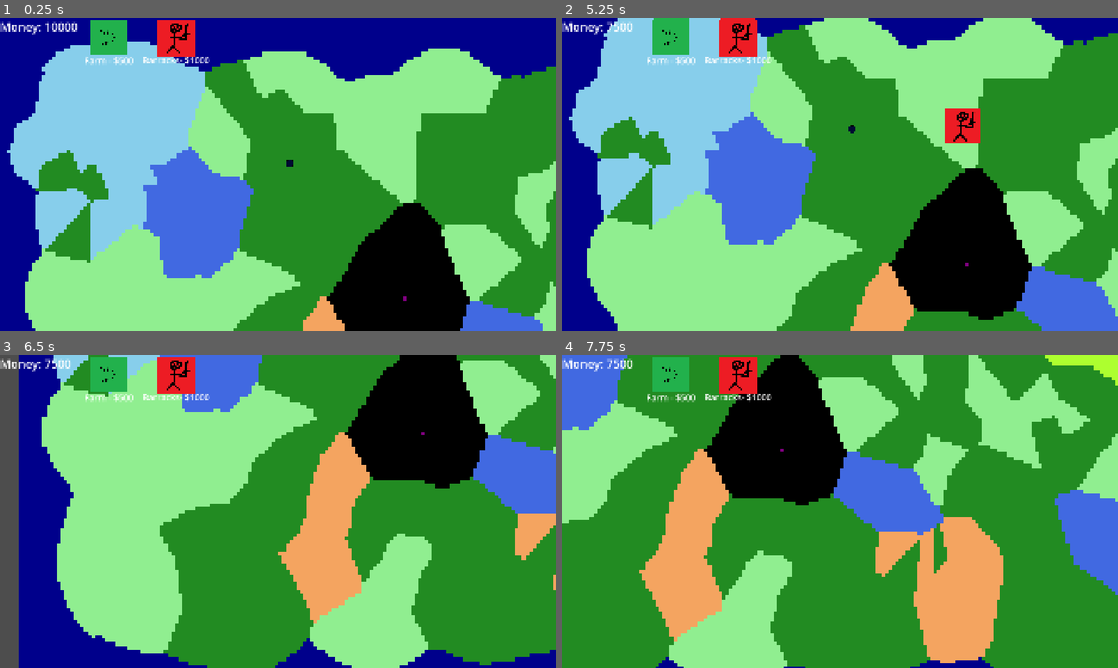
Above: before the commit, frames 1-4 (two rows, left to right).
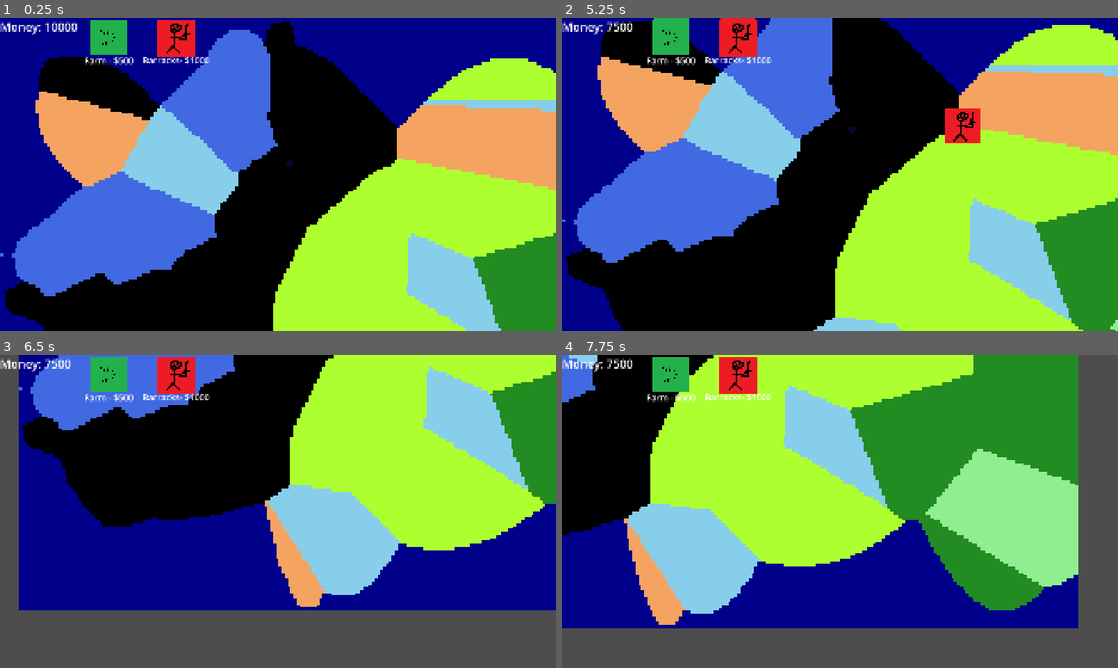
Above: after the commit, the same moments.

Repository: NathanBerglas/ROR-Testing
Game: Godot game, scene res://scenes/main.tscn
Two runs of this game, one before a commit and one after it. Both use one fixed random seed, a clock stepped at 60 frames per second and the inputs below.
Inputs (mouse positions are in pixels of both pictures, inside the frame that each line leads up to):
- Up to frame 1 (0.25 s): no input
- Up to frame 2 (5.25 s): click (667, 36) at 0.5 s; click (739, 36) at 1.25 s; click (667, 36) at 2 s; click (739, 36) at 2.75 s; click (667, 36) at 3.5 s; click (739, 36) at 4.25 s; tap Enter at 5 s; move the mouse to (962, 158) at 5.02 s; hold S (move_camera_down) from 5.03 s (still down)
- Up to frame 3 (6.5 s): move the mouse to (166, 527) at 5.77 s; release S (move_camera_down) at 5.78 s; tap A (move_camera_left) at 5.85 s
- Up to frame 4 (7.75 s): move the mouse to (895, 442) at 6.52 s; hold D (move_camera_right) 6.53-7.28 s; move the mouse to (812, 574) at 7.27 s; tap W (move_camera_up) at 7.35 s

The runs differ from the first frame. In frame 1, 79% of the frame differs, in the area x 0-100%, y 1-100%; in frame 2, 86%; in frame 3, 87%; in frame 4, 89%, in the area x 0-100%, y 0-100%.
Error after the commit: Out of bounds get index '2' (on base: 'Array[Array]') (res://scripts/BiomeGen/NatesBiomeGen.gd:88)

Commit message:
Refactored world generation code. Still needs a little cleanup, but it's functional and much better to work with now.

Diff:
--- a/balancing/gen.json
+++ b/balancing/gen.json
@@ -1,40 +1,38 @@
 {
 	"x-resolution": 1920,
 	"y-resolution": 1080,
-	"x-tiles": 192,
-	"y-tiles": 108,
 	"features": [
 		{
 			"name": "origin",
 			"occurences": 1,
-			"spawn_area": [[959,539],[961,541]],
+			"spawn_area": [[480,539],[480,541]],
 			"gen_depth": 1,
 			"sub_occurences": [30],
-			"sizes": [5],
+			"sizes": [50],
 		},
 		{
 			"name": "rainforest",
 			"occurences": 2,
-			"spawn_area": [[1620,10],[1970,310]],
-			"gen_depth": 2,
-			"sub_occurences": [5,5],
-			"sizes": [10,10],
+			"spawn_area": [[1720,10],[1970,310]],
+			"gen_depth": 3,
+			"sub_occurences": [10,5,2],
+			"sizes": [100,100,50],
 		},
 		{
 			"name": "tundra",
-			"occurences": 2,
+			"occurences": 1,
 			"spawn_area": [[10,10],[310,310]],
-			"gen_depth": 3,
-			"sub_occurences": [10,5,3],
-			"sizes": [15,10,3],
+			"gen_depth": 2,
+			"sub_occurences": [15,10],
+			"sizes": [100,100],
 		},
 		{
 			"name": "desert",
-			"occurences": 2,
-			"spawn_area": [[10,830],[1970,1030]],
+			"occurences": 1,
+			"spawn_area": [[10,830],[310,1030]],
 			"gen_depth": 2,
-			"sub_occurences": [5,5],
-			"sizes": [4,10],
+			"sub_occurences": [10,5],
+			"sizes": [100,100],
 		},
 		{
 			"name": "forest",
@@ -42,7 +40,7 @@
 			"spawn_area": [[0,0],[1920,1080]],
 			"gen_depth": 2,
 			"sub_occurences": [3,3],
-			"sizes": [15,10],
+			"sizes": [150,100],
 		},
 		{
 			"name": "plains",
@@ -50,7 +48,7 @@
 			"spawn_area": [[0,0],[1920,1080]],
 			"gen_depth": 2,
 			"sub_occurences": [3,3],
-			"sizes": [20,5],
+			"sizes": [200,50],
 		},
 		{
 			"name": "lake",
@@ -58,7 +56,7 @@
 			"spawn_area": [[0,0],[1920,1080]],
 			"gen_depth": 1,
 			"sub_occurences": [10],
-			"sizes": [4],
+			"sizes": [40],
 		}
 	]
 }
--- a/scripts/BiomeGen/NatesBiomeGen.gd
+++ b/scripts/BiomeGen/NatesBiomeGen.gd
@@ -1,27 +1,32 @@
 extends Node2D
 
-
+# Main Area
 @export var SCREEN_RESOLUTION: Vector2i = Vector2i(1920,1080)
-@export var BORDER: int = 400
-@export var TILES_ALONG_X: int = 192
+@export var COLS: int = 192
+var PIXELS_PER_TILE: int = int(SCREEN_RESOLUTION.x / COLS)
+var ROWS: int = int(SCREEN_RESOLUTION.y / PIXELS_PER_TILE)
+
+# Map Area
+@export var BORDER_RESOLUTION: int = 500
+var BORDER_TILES: int = int(BORDER_RESOLUTION / PIXELS_PER_TILE)
+var MAP_RESOLUTION: Vector2i = Vector2i(SCREEN_RESOLUTION.x + BORDER_RESOLUTION, SCREEN_RESOLUTION.y + BORDER_RESOLUTION)
+var MAP_COLS: int = MAP_RESOLUTION.x / PIXELS_PER_TILE
+var MAP_ROWS: int = MAP_RESOLUTION.y / PIXELS_PER_TILE
+
+# Gen Data
 @export var gen_data: JSON
 
-var map_size: Vector2i = Vector2i(SCREEN_RESOLUTION.x + BORDER,SCREEN_RESOLUTION.y + BORDER)
-var tiles_along_x_map: int = TILES_ALONG_X+floor(BORDER / (SCREEN_RESOLUTION.x / TILES_ALONG_X))
-var map_cols: int = (map_size.x / SCREEN_RESOLUTION.x) * tiles_along_x_map
-var map_rows: int = floor(map_cols * map_size.y / map_size.x)
-
-const max_poisson_attempts_1d = 100
-const max_poisson_attempts_2d = 100
-const sphere_packing_constant = 0.8
+# Poisson distribution constants
+const max_poisson_attempts_1d: int = 100
+const max_poisson_attempts_2d: int = 100
+const sphere_packing_constant: float = 0.8
 
 # 1 dimensional poisson disk distribution
-func _poisson_dd_1d(min, max, n: int, density):
+func _poisson_dd_1d(min: int, max: int, n: int, density: float) -> Array:
 	var start_time = Time.get_ticks_usec()
-	var range = max-min
-	var min_distance = ceil(range/(n-2)) / density # The farthest each can get and still fit divided by density. If density >= 1, all can fit
-	var chunk_count = floor(range / min_distance)
-	var ending_remainder = (range / min_distance) - chunk_count
+	var range: int = max-min
+	var min_distance: float = ceil(range / n) / density # The farthest each can get and still fit divided by density. If density >= 1, all can fit
+	var chunk_count: int = int(range / min_distance)
 
 	var points: PackedInt32Array
 	var chunks: Array[Array] = [] # Each point is placed in a chunk. Each chunk is exactly min_distance wide starting from min (stretches to max)
@@ -58,71 +63,45 @@
 	#print(Time.get_ticks_usec() - start_time, " microseconds passed") # Debugging
 	return points
 
-# 1 dimensional poisson disk distribution
-func _poisson_dd_2d(top_left: Vector2i, bottom_right: Vector2i, n: int, total:int, density: float, prev_points: Array[Vector2i]):
-	#var start_time = Time.get_ticks_usec()
-	var range_x = bottom_right.x-top_left.x
-	var range_y = bottom_right.y-top_left.y
-	var min_distance = sqrt((range_x * range_y) / (total * PI * sphere_packing_constant))  # The farthest each can get and still fit divided by density. If density >= 1, all can fit
-	var chunk_count_x
-	var chunk_count_y
-	var ending_remainder_x
-	var ending_remainder_y
-	if min_distance >= 1:
-		chunk_count_x = floor(range_x / min_distance)
-		chunk_count_y = floor(range_y / min_distance)
-		ending_remainder_x = (range_x / min_distance) - chunk_count_x
-		ending_remainder_y = (range_y / min_distance) - chunk_count_y
-	else:
-		chunk_count_x = 1
-		chunk_count_y = 1
-		ending_remainder_x = 0
-		ending_remainder_y = 0
-
-	var points: Array[Vector2i] = prev_points
-
-	var chunks: Array # Each point is placed in a chunk. Each chunk is exactly min_distance_x wide starting from min (stretches to max)
-	for cx in chunk_count_x: # Initialize the array
-		chunks.push_back([])
-		for cy in chunk_count_y:
-			chunks[cx].push_back([])
-
-	# Put prev_points into points
-	for point in prev_points:
-		chunks[min(floor(point.x / min_distance),chunk_count_x-1)][min(floor(point.y / min_distance),chunk_count_y-1)].push_back(point)
-
-	for i in n: # For each point
-		for attempt in max_poisson_attempts_2d: # Cap number of attempts in case to prevent infinite loop
-			var sucess = true
-			var x = Vector2i(randi_range(top_left.x, bottom_right.x),randi_range(top_left.y, bottom_right.y))
-			var chunk_id_x = min(floor(x.x / min_distance),chunk_count_x-1) # To not overrun
-			var chunk_id_y = min(floor(x.y / min_distance),chunk_count_y-1)
-			for dx in range(-1,2):
-				for dy in range(-1,2):
-					var nx = chunk_id_x + dx
-					var ny = chunk_id_y + dy
-					if nx >= 0 and ny >= 0 and nx < chunk_count_x and ny < chunk_count_y:
-						for point in chunks[nx][ny]:
-							if point.distance_squared_to(x) < min_distance * min_distance:
-								sucess = false
-								break
-			if (sucess):
-				chunks[chunk_id_x][chunk_id_y].push_back(x)
-				points.push_back(x)
-				break
-			if (attempt == max_poisson_attempts_1d-1):
-				print("Biome Gen Timed out 2d!")
-	#print(Time.get_ticks_usec() - start_time, " microseconds passed") # Debugging
-	return points.slice(-n, points.size())
+# 2 dimensional poisson disk distribution for rectangle - Generates based on resolution
+# Takes previous points, generation options, and outputs a point
+# top_left: Vector2i - The top left corner of the rectangle
+# bottom_right: Vector2i - The bottom right corner of the rectangle
+# min_distance: float - The minimum distance any two points can be
+# density: float - How dense the points can be packed. Higher is denser, lower is less dense. < 1 may result in not fitting total points
+# chunks: Array - A 2d array of chunks, each chunk is an array of points previously generated with tile coordinates
+# Note: The diagonal of each chunk is equal to minimum_distance
+func _poisson_dd_2d(top_left: Vector2i, bottom_right: Vector2i, min_distance: float, chunks: Array[Array]) -> Vector2i:
+	var range_x: int = bottom_right.x - top_left.x
+	var range_y: int = bottom_right.y - top_left.y
+	var chunk_length: float = 0.70711 * min_distance # sqrt(2) * min_distance
+
+	for attempt in max_poisson_attempts_2d: # Cap number of attempts in case to prevent infinite loop
+		var sucess: bool = true
+		var x: Vector2i = Vector2i(randi_range(top_left.x, bottom_right.x),randi_range(top_left.y, bottom_right.y))
+		var global_x = x + Vector2i(1, 1) * int(BORDER_RESOLUTION/2)
+		var chunk_index: Vector2i = Vector2i(int(global_x.x / chunk_length),int(global_x.y / chunk_length))
+		for dx: int in range(-2,3):
+			for dy: int in range(-2,3):
+				var adj_chunk_index: Vector2i = chunk_index + Vector2i(dx,dy)
+				if (adj_chunk_index.x >= 0 and adj_chunk_index.y >= 0) and (adj_chunk_index.x >= chunks.size() and adj_chunk_index.y >= chunks[0].size()): # CHECK FOR MAX BOUNDS!
+					for point: Vector2i in chunks[adj_chunk_index.x][adj_chunk_index.y]:
+						if point.distance_squared_to(x) < min_distance * min_distance:
+							sucess = false
+							break # Too close to a point
+		if sucess:
+			return x
+	print("PDD 2D Timed out!")
+	return Vector2i.ZERO
 
 func _ocean(distance: int) -> Vector2:
-	var shore_length: int = map_cols * 2 + map_rows
+	var shore_length: int = MAP_RESOLUTION.x * 2 + MAP_RESOLUTION.y
 	distance *= shore_length / 100
-	if (distance > map_cols):
-		distance -= map_cols
-		if (distance > map_rows):
-			distance -= map_rows
-			return Vector2(distance,map_rows)
+	if (distance > MAP_RESOLUTION.x):
+		distance -= MAP_RESOLUTION.x
+		if (distance > MAP_RESOLUTION.y):
+			distance -= MAP_RESOLUTION.y
+			return Vector2(distance,MAP_RESOLUTION.y)
 		return Vector2(0,distance)
 	return Vector2(distance,0)
 
@@ -131,31 +110,26 @@
 
 # Generates the mesh
 func _generate_mesh():
+	# Mesh variables
 	var mesh = ArrayMesh.new()
 	var arrays = []
-
+	var quad_size: int = PIXELS_PER_TILE
 	var vertices = PackedVector2Array()
 	var colors = PackedColorArray()
 	var indices = PackedInt32Array()
 
-	# Map size
-	var cols: int = TILES_ALONG_X
-	var rows: int = floor(cols * SCREEN_RESOLUTION.y / SCREEN_RESOLUTION.x)
-	var M_TopLeft = Vector2(0,0)
-	var M_BottomRight = Vector2(cols, rows)
-	var points = PackedVector3Array() # (x, y, feature index)
-	var major_points = PackedVector3Array() # (x,y, feature index), only for major occurences
-
 	#Resource data
 	var json_received = gen_data.data
 	var features = PackedStringArray()
-	var spawn_area: Array[Array] = [] # [0] is the top left, [1] is bottom right Vector2i
+	var spawn_area: Array # [0] is the top left, [1] is bottom right Vector2i
 	var occurences = PackedInt32Array()
 	var gen_depth = PackedInt32Array()
-	var sub_occurences: Array[Array] = [] # sub_occurences[i] is an array of integers of length gen_depth[i], where i is the ith feature
-	var sizes: Array[Array] = [] # sizes[i] is an array of integers of length gen_depth[i], where i is the ith feature
+	var sub_occurences: Array # sub_occurences[i] is an array of integers of length gen_depth[i], where i is the ith feature
+	var sizes: Array # sizes[i] is an array of integers of length gen_depth[i], where i is the ith feature
+	var gen_screen_resolution # The resolution that gen.json is balanced for
 
 	# Initialize data from JSON
+	gen_screen_resolution = Vector2(json_received["x-resolution"], json_received["y-resolution"])
 	for feature in json_received["features"]:
 		features.append(feature["name"])
 		spawn_area.append(feature["spawn_area"])
@@ -163,41 +137,46 @@
 		gen_depth.append(feature["gen_depth"])
 		sub_occurences.append(feature["sub_occurences"])  # already an Array
 		sizes.append(feature["sizes"])  # already an Array
-	var gen_screen_resolution = Vector2(json_received["x-resolution"], json_received["y-resolution"])
-	var gen_tiles = Vector2(json_received["x-tiles"], json_received["y-tiles"])
-	var quad_width: int = map_size.x / cols
-	var quad_height: int = map_size.y / rows
 
 	# Scaled based on desired resolution
+	var scaling_factor = (SCREEN_RESOLUTION.length() / gen_screen_resolution.length())
 	for f in sizes.size():
 		for s in sizes[f].size():
-			sizes[f][s] *= sqrt((cols*cols + rows*rows) / gen_tiles.dot(gen_tiles))
-			sizes[f][s] = floor(sizes[f][s])
-	for area in spawn_area:
+			sizes[f][s] = int(sizes[f][s] * scaling_factor)
+	for a in spawn_area.size():
 		for p in 2:
-				area[p][0] *= (cols / gen_screen_resolution.x)
-				area[p][1] *= (rows / gen_screen_resolution.y)
-				area[p][0] = floor(area[p][0])
-				area[p][1] = floor(area[p][1])
+			for xy in 2:
+				spawn_area[a][p][xy] = int(spawn_area[a][p][xy] * scaling_factor)
+
 	#Calculate number of features
 	var number_of_features = 0
 	for f in features.size():
 		number_of_features += occurences[f]
 
-	# Generate Vectors of previous points
-	var prev_points: Array[Vector2i]
-	for p in points:
-		prev_points.push_back(Vector2i(p.x, p.y))
+	# Points and chunks
+	var points = PackedVector3Array() # (x, y, feature index)
+	var min_distance: float = sqrt((SCREEN_RESOLUTION.x * SCREEN_RESOLUTION.y) / (number_of_features * PI * sphere_packing_constant)) # The minimum distance any two points can be
+	var chunks: Array[Array] # Each point is placed in a chunk. Each chunk is exactly min_distance_x wide starting from min (stretches to max)
+	var chunk_length: float = 0.70711 * min_distance # sqrt(2) * min_distance
+	var chunk_count: Vector2i = Vector2i(int(ceil(MAP_RESOLUTION.x / chunk_length)), int(ceil(MAP_RESOLUTION.y / chunk_length)))
+
+	# Initialize the chunks array
+	for cx: int in chunk_count.x:
+		chunks.push_back([])
+		for cy: int in chunk_count.y:
+			chunks[cx].push_back([])
 
 	for f in features.size():
 		for occ in occurences[f]:
-			var top_left = Vector2i(floor(spawn_area[f][0][0]), floor(spawn_area[f][0][1]))
-			var bottom_right = Vector2i(floor(spawn_area[f][1][0]), floor(spawn_area[f][1][1]))
-			var occurence = _poisson_dd_2d(top_left, bottom_right, 1, number_of_features, 1, prev_points)[0]
-			occurence += Vector2i(tiles_along_x_map-TILES_ALONG_X, tiles_along_x_map-TILES_ALONG_X)/2 # Shift by the border
-			points.append(Vector3(occurence.x, occurence.y, f))
+			var top_left: Vector2i = Vector2i(spawn_area[f][0][0], spawn_area[f][0][1])
+			var bottom_right: Vector2i = Vector2i(spawn_area[f][1][0], spawn_area[f][1][1])
+			var point: Vector2i = _poisson_dd_2d(top_left, bottom_right, min_distance, chunks)
+			point += Vector2i(1, 1) * int(BORDER_RESOLUTION/2) # Shift by the border
+			# Put occurence in points and in chunks
+			points.append(Vector3(point.x, point.y, f))
+			chunks[int(point.x / chunk_length)][int(point.y / min_distance)].push_back(point)
 			# Stack of [position, depth]
-			var stack: Array = [[occurence, 0]]
+			var stack: Array = [[point, 0]]
 			while stack.size() > 0:
 				var item = stack.pop_back()
 				var center = item[0]
@@ -220,29 +199,29 @@
 					stack.append([new_point, depth])
 
 	# Place the Ocean
-	var ocean_distances: Array = range(0,BORDER/3,1)
+	var ocean_distances: Array = range(0,BORDER_RESOLUTION/3,1)
 	for p in ocean_distances.size():
 		var ocean_point: Vector2 = _ocean(ocean_distances[p])
 		points.push_back(Vector3(ocean_point.x, ocean_point.y, -1))
 
 	# Generates mesh
-	for row: int in map_rows:
-		for col: int in map_cols:
-			var x: int = col * quad_width
-			var y: int = row * quad_height
+	for row: int in MAP_ROWS:
+		for col: int in MAP_COLS:
+			var x: int = col * quad_size
+			var y: int = row * quad_size
 
 			var i = vertices.size()  # index of first vertex in this quad
 
 			# Define the 4 vertices of the quad (clockwise or CCW)
 			vertices.push_back(Vector2(x, y))
-			vertices.push_back(Vector2(x + quad_width, y))
-			vertices.push_back(Vector2(x + quad_width, y + quad_height))
-			vertices.push_back(Vector2(x, y + quad_height))
+			vertices.push_back(Vector2(x + quad_size, y))
+			vertices.push_back(Vector2(x + quad_size, y + quad_size))
+			vertices.push_back(Vector2(x, y + quad_size))
 
 			# Calculate the closest feature to this point
 			var closest_feature = Vector2(-1, -1) # distance squared, feature id
 			for p in points:
-				var distance = (col-p.x) * (col-p.x) + (row-p.y) * (row-p.y) # Calculate distance squared
+				var distance = (col * PIXELS_PER_TILE - p.x) * (col * PIXELS_PER_TILE - p.x) + (row * PIXELS_PER_TILE - p.y) * (row * PIXELS_PER_TILE - p.y) # Calculate distance squared
 				if ((closest_feature.x == -1) or (distance < closest_feature.x)): # New closest feature
 					closest_feature = Vector2(distance,p.z)
 
@@ -266,11 +245,11 @@
 				color = Color.DARK_BLUE
 
 			# FOR DEBUGGING
-			if (row == floor(map_rows/2) and col == floor(map_cols/2)):
-				color = Color.WEB_PURPLE
-			#if  !(((map_rows-rows) < row and row < rows) and ((map_cols-cols) < col and col < cols)): # Inside point area
+			#if (row == floor(MAP_ROWS/2) and col == floor(MAP_COLS/2)):
+			#	color = Color.WEB_PURPLE
+			#if  !((BORDER_TILES < row and row < ROWS) and (BORDER_TILES < col and col < COLS)): # Inside point area
 			#	color = Color.WEB_MAROON
-			#if (closest_feature.x == 0): # Is on a point
+			#if (closest_feature.x < PIXELS_PER_TILE): # Is on a point
 			#	color = Color.WEB_PURPLE
 
 			colors.append_array([color, color, color, color])
Not shown, added: assets/archer_sheet.png.import
Not shown, added: assets/cavalry_sheet.png.import
Not shown, added: assets/footsoldier_sheet.png.import
Not shown, added: assets/meeple_sheet.png.import
